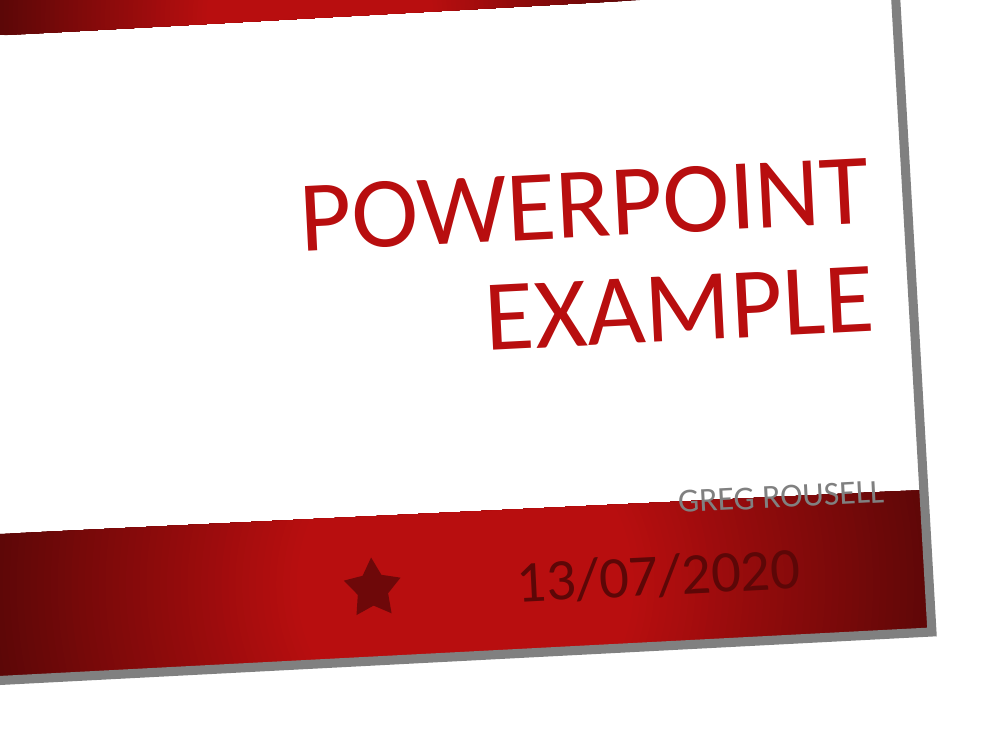
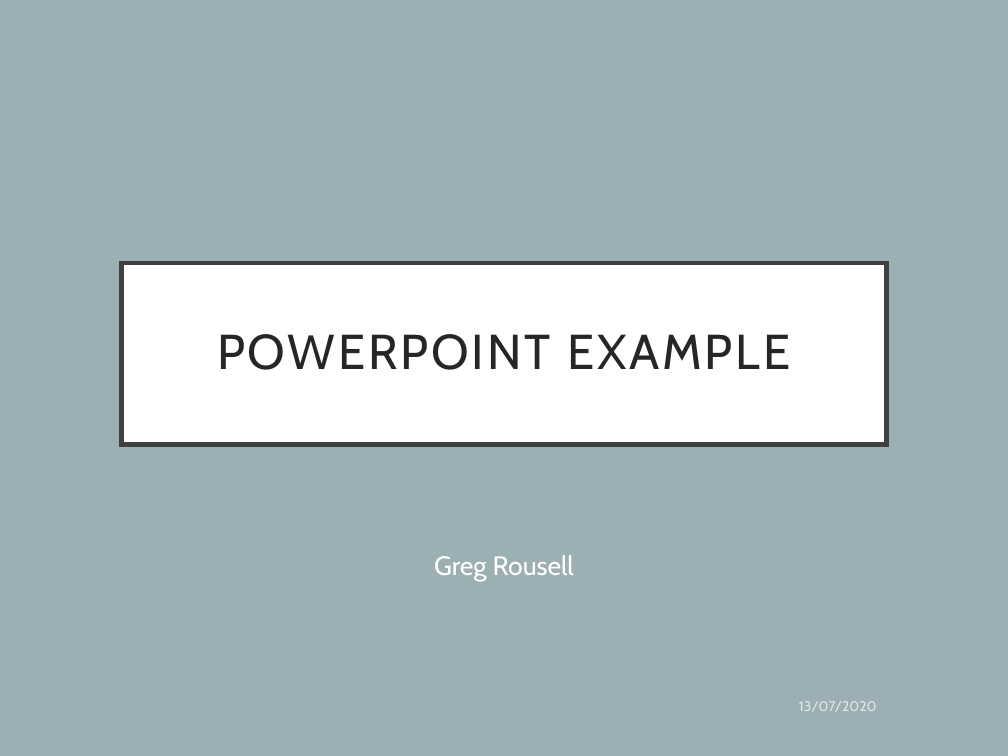
Before and after one commit to grousell/Intro-Rmarkdown, a slide deck: slide 1 of PowerPoint_Template.pptx. Drawn at 1008x756 pixels with LibreOffice and Linux fonts; fonts in the diff are those of the drawing; background and template pictures are left out. Boxes give left, top, right and bottom in pixels: in the first picture for what was removed or moved away, otherwise in the second. Text is boxed around its words. In the diff, an @@ line names an element or a change of style, - is before the commit and + after.

Commit message:
Update PDF examples

```diff
--- a/PowerPoint_Template.pptx
+++ b/PowerPoint_Template.pptx
@@ background picture (left out) to #9BAFB5 @@
@@ freeform shape removed at box(0, 0, 964, 710) @@
@@ freeform shape removed at box(0, 0, 641, 35) @@
@@ freeform shape removed at box(0, 0, 931, 680) @@
@@ title "POWERPOINT EXAMPLE" at box(122, 263, 887, 445): size 72 to 35 pt, font Calibri to Cabin, text colour #B80E0F to #262626, letter spacing 0 to 2 pt; alignment right to centre; vertical alignment bottom to middle; fill none to #FFFFFF; outline none to #404040 3 pt; rotation 357 to 0 degrees @@
@@ freeform shape removed at box(0, 490, 932, 679) @@
@@ subtitle "Greg Rousell" at box(434, 555, 574, 581): rotation 357 to 0 degrees @@
@@ star removed at box(342, 556, 402, 615) @@
@@ subtitle at box(434, 555, 574, 581): text changed; size 24 to 19 pt; font Calibri to Cabin; text colour #808080 to #FFFFFF @@
-GREG ROUSELL
+Greg Rousell
@@ text "13/07/2020": place and size @@
-text "13/07/2020" at box(402, 507, 915, 637)
+text "13/07/2020" at box(799, 701, 877, 712)
@@ text "13/07/2020" at box(799, 701, 877, 712): size 42 to 10 pt, font Calibri to Cabin, text colour #5C0707 to #FFFFFF at 70% opacity; alignment centre to right; rotation 357 to 0 degrees @@
```
Also in this commit, not shown: 5 other slides changed, 5 other files.
